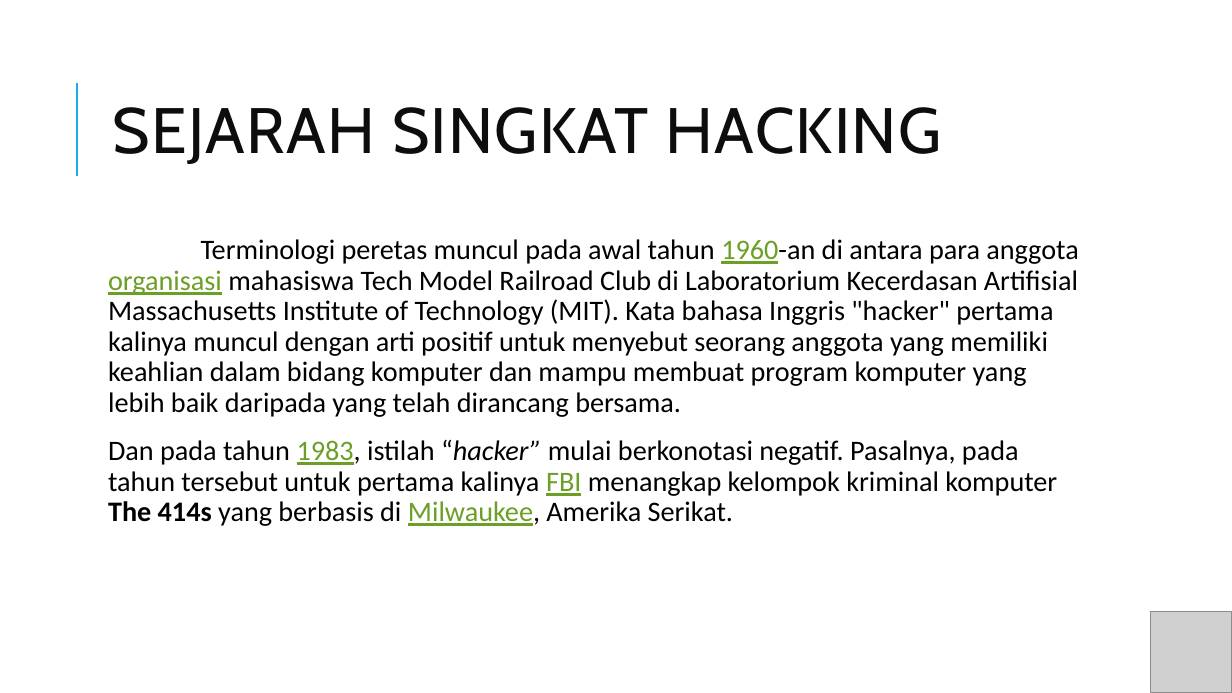
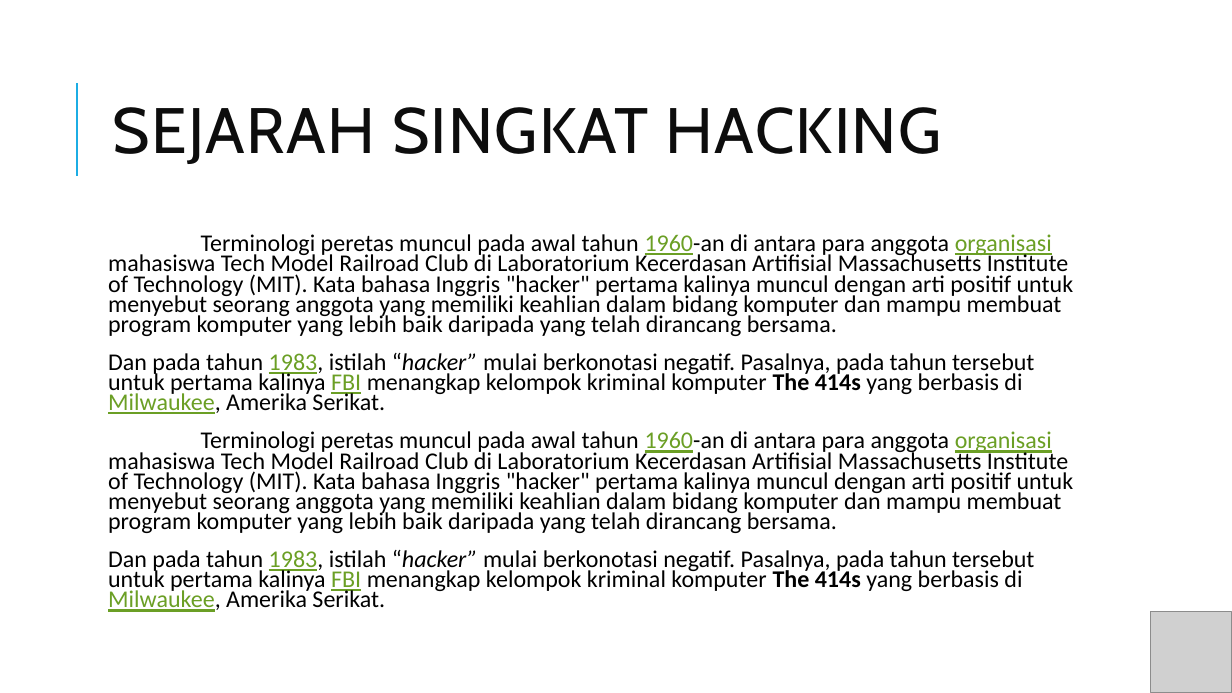
Before and after one commit to Mikroskil/Pejuang, a slide deck: slide 4 of pptpresentasieptikhacking-140615110436-phpapp01.pptx. Drawn at 1232x693 pixels with LibreOffice and Linux fonts; fonts in the diff are those of the drawing; grey boxes stand for pictures. Boxes give left, top, right and bottom in pixels: in the first picture for what was removed or moved away, otherwise in the second. Text is boxed around its words. In the diff, an @@ line names an element or a change of style, - is before the commit and + after.

Commit message:
Update file presentasi

```diff
--- a/pptpresentasieptikhacking-140615110436-phpapp01.pptx
+++ b/pptpresentasieptikhacking-140615110436-phpapp01.pptx
@@ text at (x1=108, y1=234, x2=1074, y2=414): size 22 to 18.7 pt in "Terminologi peretas muncul pada awal tahun 1960-an ...", "Dan pada tahun 1983, istilah “hacker” mulai ..."; line spacing 0.9 to 0.7 @@
@@ text at (x1=108, y1=431, x2=1074, y2=612): paragraphs added @@
+Terminologi peretas muncul pada awal tahun 1960-an di antara para anggota organisasi mahasiswa Tech Model Railroad Club di Laboratorium Kecerdasan Artifisial Massachusetts Institute of Technology (MIT). Kata bahasa Inggris "hacker" pertama kalinya muncul dengan arti positif untuk menyebut seorang anggota yang memiliki keahlian dalam bidang komputer dan mampu membuat program komputer yang lebih baik daripada yang telah dirancang bersama.
+Dan pada tahun 1983, istilah “hacker” mulai berkonotasi negatif. Pasalnya, pada tahun tersebut untuk pertama kalinya FBI menangkap kelompok kriminal komputer The 414s yang berbasis di Milwaukee, Amerika Serikat.
```
